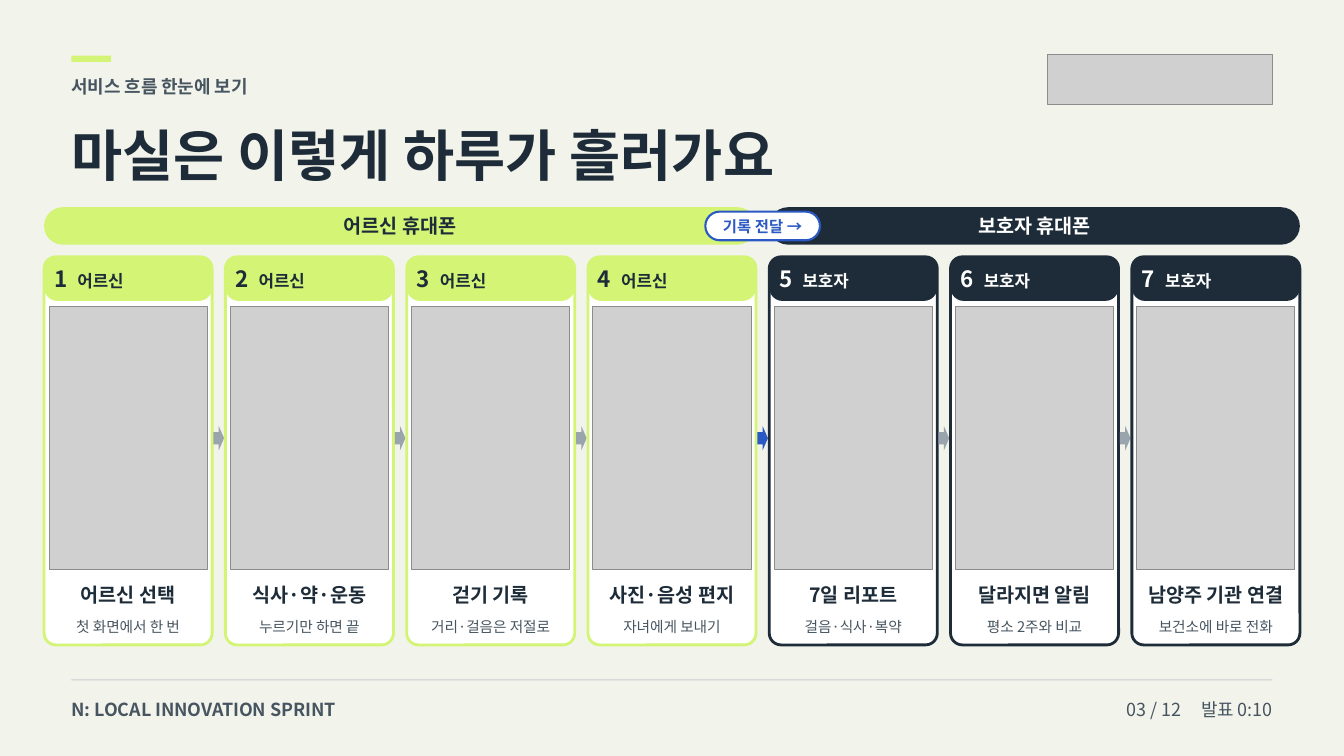
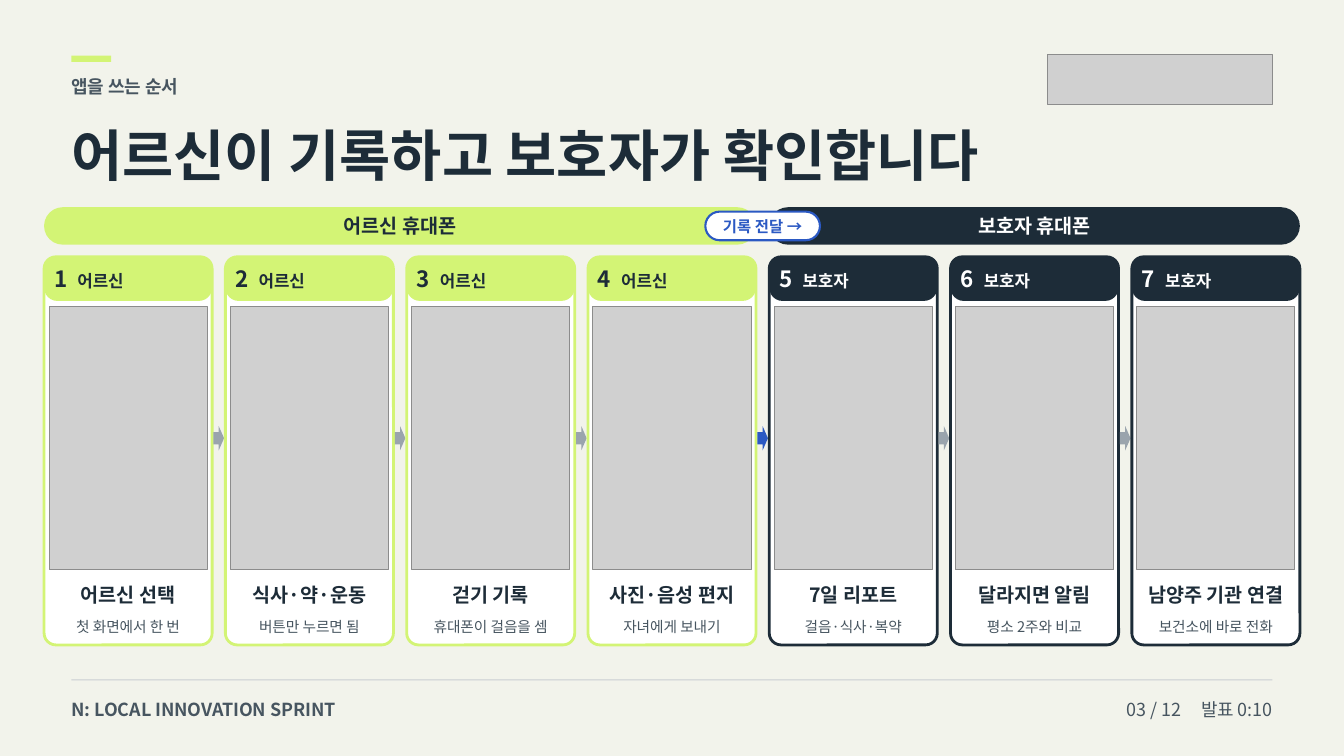
Before and after one commit to howoo101/masil, a slide deck: slide 3 of files/pitch-deck-B.pptx. Drawn at 1344x756 pixels with LibreOffice and Linux fonts; fonts in the diff are those of the drawing; grey boxes stand for pictures. Boxes give left, top, right and bottom in pixels: in the first picture for what was removed or moved away, otherwise in the second. Text is boxed around its words. In the diff, an @@ line names an element or a change of style, - is before the commit and + after.

```diff
--- a/files/pitch-deck-B.pptx
+++ b/files/pitch-deck-B.pptx
@@ text at [71, 78, 178, 95]: text changed @@
-서비스 흐름 한눈에 보기
+앱을 쓰는 순서
@@ text at [71, 129, 979, 181]: text changed @@
-마실은 이렇게 하루가 흘러가요
+어르신이 기록하고 보호자가 확인합니다
@@ text at [259, 620, 360, 633]: text changed @@
-누르기만 하면 끝
+버튼만 누르면 됨
@@ text at [434, 620, 548, 633]: text changed @@
-거리·걸음은 저절로
+휴대폰이 걸음을 셈
```
Also in this commit, not shown: 8 other slides changed, 2 other files.
